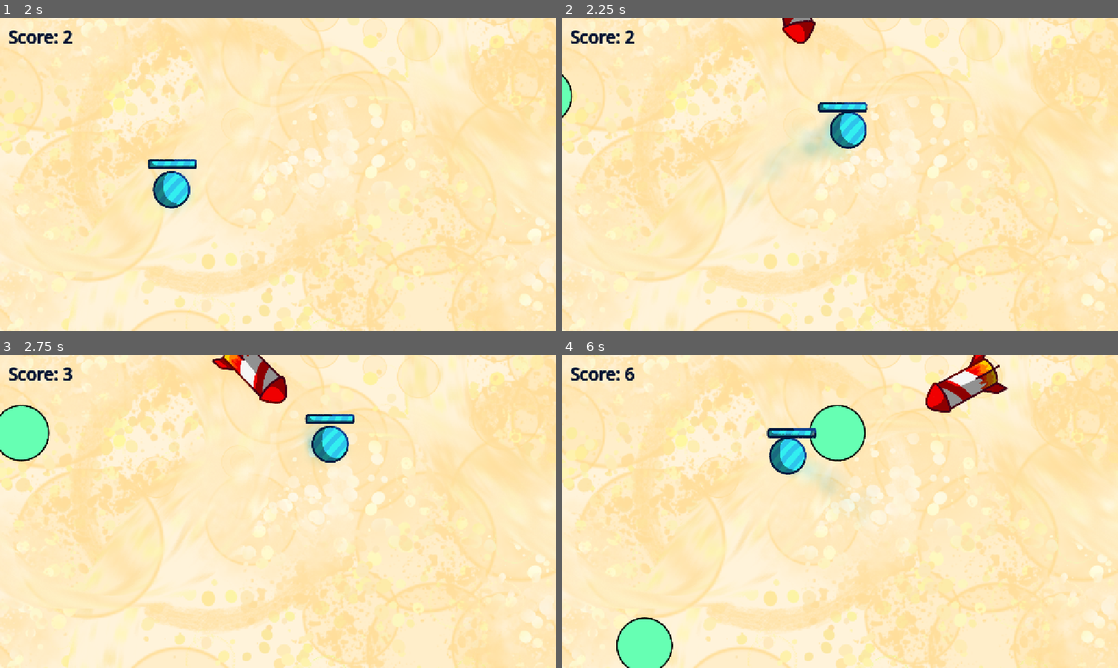
Above: before the commit, frames 1-4 (two rows, left to right).
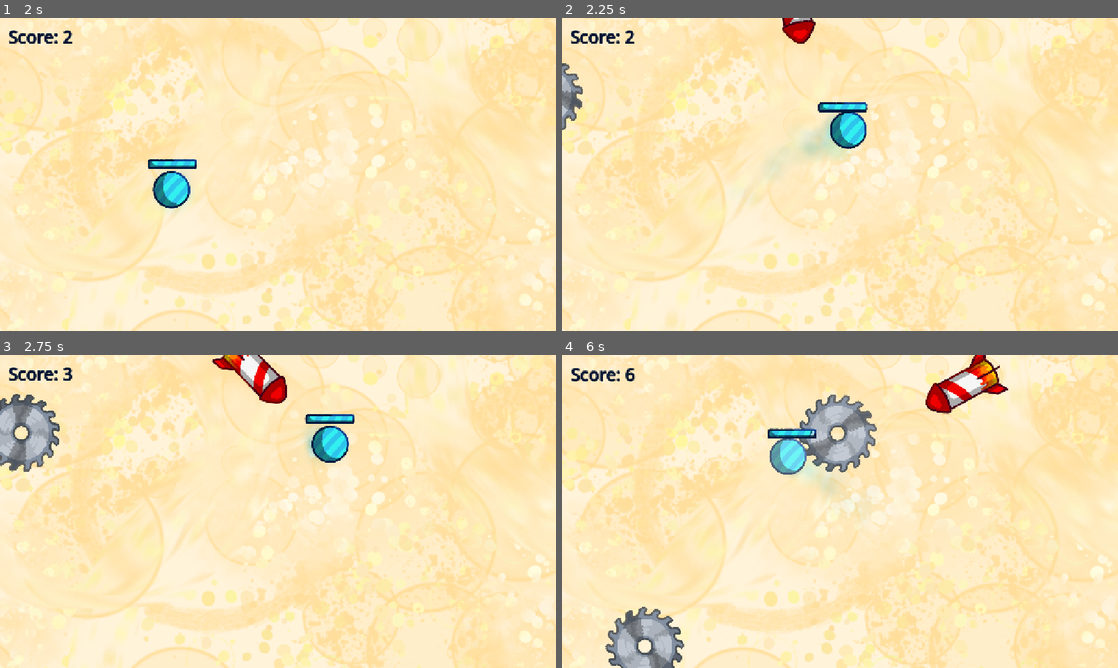
Above: after the commit, the same moments.

Repository: onebobtwobobredbobbluebob/dot-dodge-game
Game: Godot game, scene res://main/main.tscn
The game is run twice, just before and just after one commit, with the same random seed, the same clock (stepped at 60 frames per second) and the same inputs.
Inputs (mouse positions are in pixels of both pictures, inside the frame that each line leads up to):
- Up to frame 1 (2 s): tap Enter at 0.5 s; move the mouse to (400, 158) at 0.52 s; hold Right 0.53-1.28 s; tap Alt at 0.6 s; click (400, 158) at 0.67 s; move the mouse to (166, 190) at 1.27 s; hold Down from 1.28 s (still down); tap Shift at 1.35 s
- Up to frame 2 (2.25 s): move the mouse to (895, 105) at 2.02 s; release Down at 2.03 s; hold Right from 2.03 s (still down); tap Alt at 2.1 s
- Up to frame 3 (2.75 s): keep holding Right
- Up to frame 4 (6 s): move the mouse to (812, 574) at 2.77 s; release Right at 2.78 s; hold Up 2.78-3.53 s; tap Shift at 2.85, 4.35, 5.85 s; click (812, 574) at 2.92 s; move the mouse to (1006, 558) at 3.52 s; hold Left 3.53-5.03 s; tap Alt at 3.6, 5.1 s; move the mouse to (673, 464) at 4.27 s; move the mouse to (867, 511) at 5.02 s; hold Down 5.03-5.78 s; click (867, 511) at 5.17 s; move the mouse to (756, 433) at 5.77 s; hold Right from 5.78 s (still down)

Frame 1 is identical in both runs. In frame 2, 0.7% of the frame differs, in the area x 0-46%, y 0-36%; in frame 3, 2.7%; in frame 4, 6.7%, in the area x 1-99%, y 0-100%.

Commit message:
fixed some assets, added saw asset, added some extra flash effects bc why now

Diff:
--- a/enemies/rocket.gd
+++ b/enemies/rocket.gd
@@ -43,6 +43,7 @@
 	for item in get_overlapping_areas():
 		#print(item)
 		if item is Saw:
+			item.flash = 1.5
 			delete()
 
 
--- a/enemies/rocket.tscn
+++ b/enemies/rocket.tscn
@@ -1,7 +1,7 @@
 [gd_scene format=3 uid="uid://bjiycc2ry3noy"]
 
 [ext_resource type="Script" uid="uid://fxq05kkohn0k" path="res://enemies/rocket.gd" id="1_1vlv1"]
-[ext_resource type="Texture2D" uid="uid://cur2dmuk78ssy" path="res://assets/rocket.png" id="2_1vlv1"]
+[ext_resource type="Texture2D" uid="uid://cvol6m8pwnceh" path="res://assets/rocket_2.png" id="2_1vlv1"]
 
 [sub_resource type="CapsuleShape2D" id="CapsuleShape2D_20you"]
 radius = 24.0
--- a/enemies/saw.gd
+++ b/enemies/saw.gd
@@ -6,6 +6,7 @@
 var speed: float = 3
 var angular_vel: float = 3
 var damage_cooldown: float = 0
+var flash: float = 0
 func _ready() -> void:
 	if mode:
 		position = Vector2(GameState.CENTER.x + 80, randf_range(-GameState.CENTER.y, GameState.CENTER.y))
@@ -35,8 +36,12 @@
 			#delete()
 			GameState.camera.shake += 3
 			damage_cooldown = 0.1
+			flash = 0.3
 	damage_cooldown -= delta
 	rotation_degrees += angular_vel
+
+	flash = lerp(flash, 0.0, 1 - pow(0.000005, delta))
+	$Sprite2D/Sprite2D.modulate.a = flash
 
 func delete():
 	var explosion = EXPLOSION.instantiate()
--- a/enemies/saw.tscn
+++ b/enemies/saw.tscn
@@ -1,16 +1,24 @@
 [gd_scene format=3 uid="uid://hvx68dliwpai"]
 
 [ext_resource type="Script" uid="uid://d4bp1haii237v" path="res://enemies/saw.gd" id="1_u376h"]
-[ext_resource type="Texture2D" uid="uid://cs15gi5rpyhj6" path="res://assets/costume2.svg" id="2_vssgt"]
+[ext_resource type="Texture2D" uid="uid://dc331s1mykoa" path="res://assets/saw.png" id="2_u376h"]
+[ext_resource type="Texture2D" uid="uid://bgnjmqhaewv03" path="res://assets/white_overlay.png" id="3_vssgt"]
 
 [sub_resource type="CircleShape2D" id="CircleShape2D_d5n2w"]
-radius = 61.008198
+radius = 87.005745
 
 [node name="Saw" type="Area2D" unique_id=776619708]
 script = ExtResource("1_u376h")
 
 [node name="Sprite2D" type="Sprite2D" parent="." unique_id=1962454380]
-texture = ExtResource("2_vssgt")
+clip_children = 2
+scale = Vector2(0.5, 0.5)
+texture = ExtResource("2_u376h")
+
+[node name="Sprite2D" type="Sprite2D" parent="Sprite2D" unique_id=2099814254]
+modulate = Color(1, 1, 1, 0)
+scale = Vector2(3.3888888, 3.0666666)
+texture = ExtResource("3_vssgt")
 
 [node name="CollisionShape2D" type="CollisionShape2D" parent="." unique_id=1951337750]
 shape = SubResource("CircleShape2D_d5n2w")
--- a/player/player.tscn
+++ b/player/player.tscn
@@ -4,6 +4,7 @@
 [ext_resource type="Texture2D" uid="uid://cjj4biydunsnd" path="res://assets/dot.png" id="2_rkbax"]
 [ext_resource type="Texture2D" uid="uid://f6vcvrybpkr2" path="res://assets/particle_1.png" id="3_g1dw6"]
 [ext_resource type="Texture2D" uid="uid://bgnjmqhaewv03" path="res://assets/white_overlay.png" id="4_yw30f"]
+[ext_resource type="Texture2D" uid="uid://dc331s1mykoa" path="res://assets/saw.png" id="5_qjkh3"]
 
 [sub_resource type="Gradient" id="Gradient_yw30f"]
 offsets = PackedFloat32Array(0, 0.0882353, 0.3137255)
@@ -15,6 +16,10 @@
 
 [sub_resource type="CircleShape2D" id="CircleShape2D_d5n2w"]
 radius = 633.9583
+
+[sub_resource type="Gradient" id="Gradient_20you"]
+offsets = PackedFloat32Array(0)
+colors = PackedColorArray(0, 0, 0, 1)
 
 [node name="Player" type="CharacterBody2D" unique_id=1011571958]
 script = ExtResource("1_rkbax")
@@ -52,3 +57,21 @@
 [node name="WhiteOverlay" type="Sprite2D" parent="Sprite2D" unique_id=629727572]
 modulate = Color(1, 1, 1, 0)
 texture = ExtResource("4_yw30f")
+
+[node name="CPUParticles2D2" type="CPUParticles2D" parent="." unique_id=1689439065]
+visible = false
+modulate = Color(18.892157, 18.892157, 18.892157, 0.25490198)
+position = Vector2(-30.000002, 20.000002)
+rotation = 0.7853982
+amount = 10
+texture = ExtResource("5_qjkh3")
+lifetime = 8.4
+emission_shape = 3
+emission_rect_extents = Vector2(20, 5)
+direction = Vector2(1, 1)
+gravity = Vector2(0, 0)
+initial_velocity_min = 10.0
+initial_velocity_max = 10.0
+scale_amount_min = 0.01
+scale_amount_max = 0.02
+color_initial_ramp = SubResource("Gradient_20you")
Binary file added: assets/rocket_2.png
Not shown, added: assets/rocket_2.png.import
Binary file added: assets/saw.png
Not shown, added: assets/saw.png.import
Not shown, changed: export_presets.cfg
